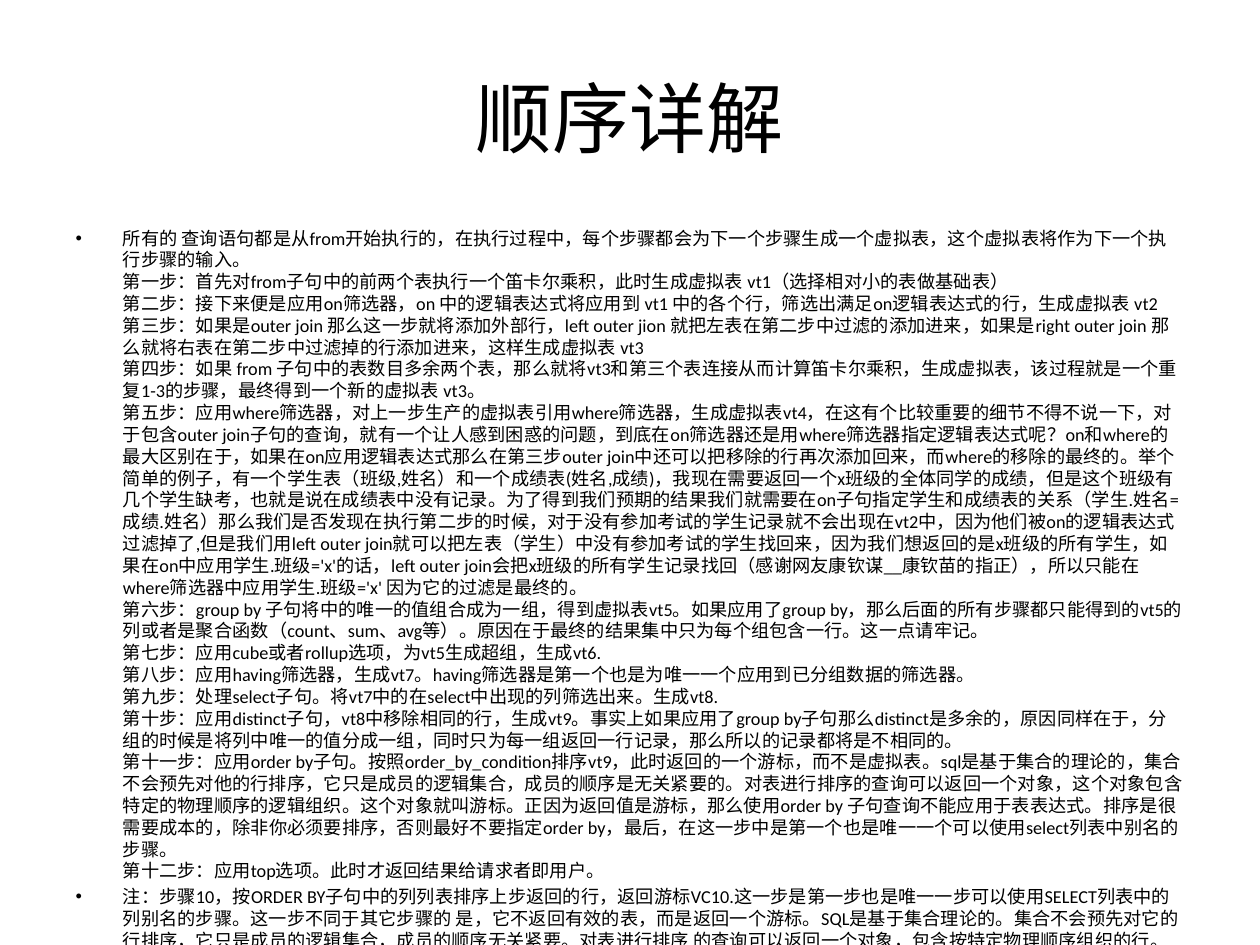
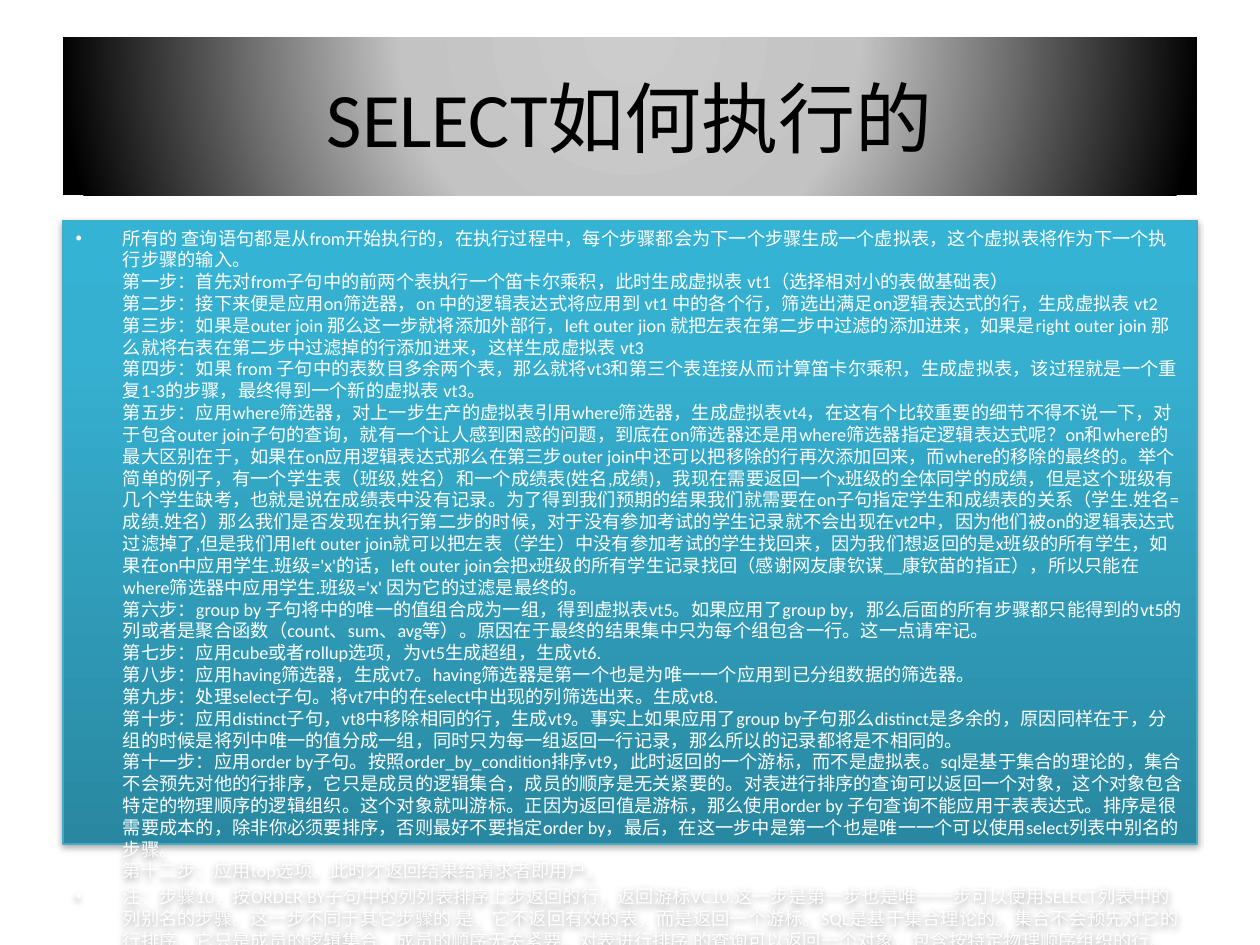
Before and after one commit to ccang2016/CCShare, a slide deck: slide 7 of Sql分享.pptx (slide 6 before the commit). Drawn at 1260x945 pixels with LibreOffice and Linux fonts; fonts in the diff are those of the drawing. Boxes give left, top, right and bottom in pixels: in the first picture for what was removed or moved away, otherwise in the second. Text is boxed around its words. In the diff, an @@ line names an element or a change of style, - is before the commit and + after.

```diff
--- a/Sql分享.pptx
+++ b/Sql分享.pptx
@@ title "SELECT如何执行的": place and size @@
-title "SELECT如何执行的" at (476, 82, 784, 154)
+title "SELECT如何执行的" at (63, 38, 1197, 195)
@@ title "SELECT如何执行的" at (63, 38, 1197, 195): fill none to gradient #CCCCCC to #C4C4C4 to #000000 @@
@@ title at (327, 83, 933, 165): text changed @@
-顺序详解
+SELECT如何执行的
@@ text "所有的 查询语句都是从from开始执行的，在执行过程中，每个步骤都会为下一个步骤生成一个虚拟表，这个虚拟表将作为下一个执 ...": place and size @@
-text "所有的 查询语句都是从from开始执行的，在执行过程中，每个步骤都会为下一个步骤生成一个虚拟表，这个虚拟表将作为下一个执 ..." at (123, 229, 1183, 928)
+text "所有的 查询语句都是从from开始执行的，在执行过程中，每个步骤都会为下一个步骤生成一个虚拟表，这个虚拟表将作为下一个执 ..." at (63, 220, 1197, 844)
@@ text "所有的 查询语句都是从from开始执行的，在执行过程中，每个步骤都会为下一个步骤生成一个虚拟表，这个虚拟表将作为下一个执 ..." at (63, 220, 1197, 844): text colour #000000 to #FFFFFF; fill none to gradient #2A88A2 to #37B1D2 to #34B4D6; outline none to #46AAC5 0.75 pt; shadow on @@
```
Also in this commit, not shown: 5 other slides changed, 5 slides added, 1 slide removed, 1 other file.
